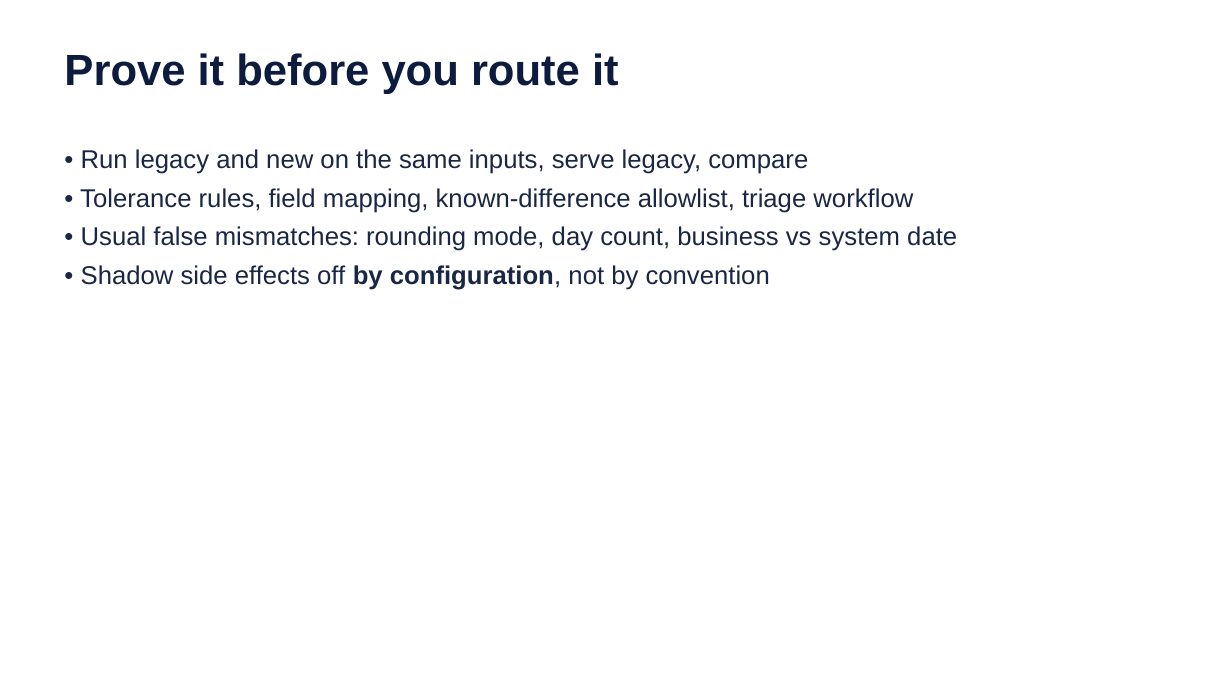
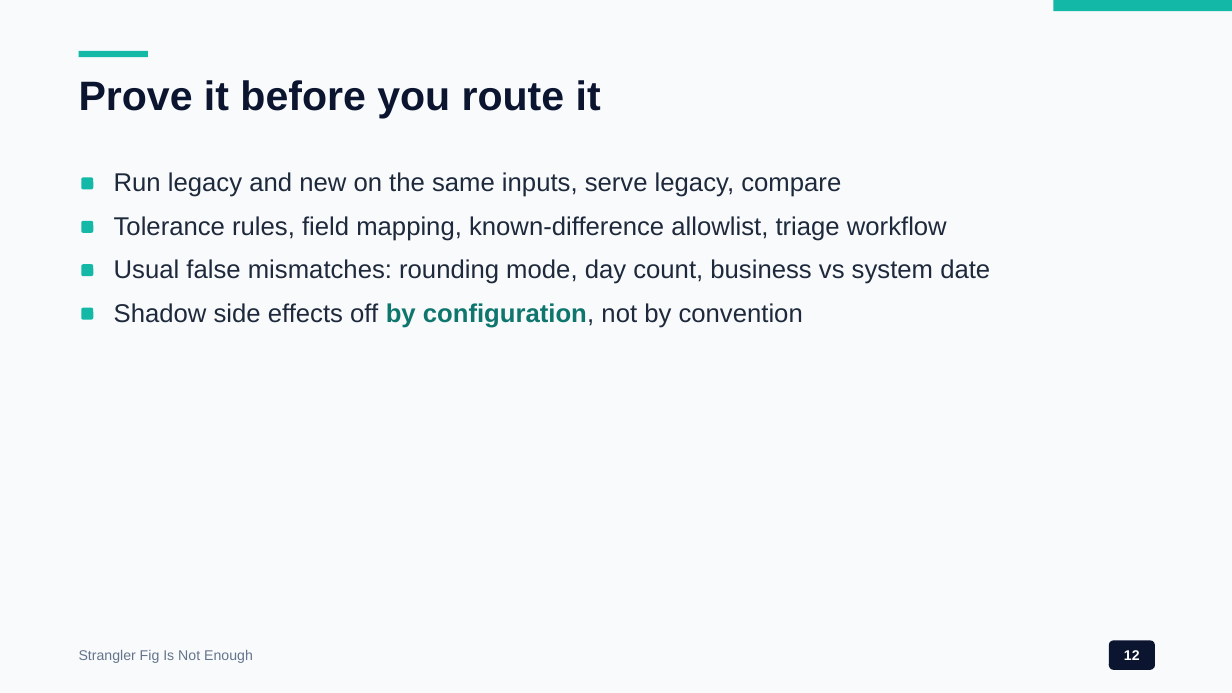
Before and after one commit to wallaceespindola/legacy-modernization-patterns, a slide deck: slide 12 of docs/presentations/legacy-modernization-patterns.pptx. Drawn at 1232x693 pixels with LibreOffice and Linux fonts; fonts in the diff are those of the drawing. Boxes give left, top, right and bottom in pixels: in the first picture for what was removed or moved away, otherwise in the second. Text is boxed around its words. In the diff, an @@ line names an element or a change of style, - is before the commit and + after.

```diff
--- a/docs/presentations/legacy-modernization-patterns.pptx
+++ b/docs/presentations/legacy-modernization-patterns.pptx
@@ background #FFFFFF to #F8FAFC @@
@@ rectangle added at (1054, 0, 1232, 11), fill #14B8A6 @@
@@ rectangle added at (79, 51, 148, 57), fill #14B8A6 @@
@@ text "Prove it before you route ...": place and size @@
-text "Prove it before you route ..." at (64, 53, 619, 94)
+text "Prove it before you route ..." at (79, 80, 601, 118)
@@ text "Prove it before you route ..." at (79, 80, 601, 118): size 34 to 32 pt, text colour #0D1B3E to #0B1530 @@
@@ text removed at (80, 149, 957, 290) @@
-• Run legacy and new on the same inputs, serve legacy, compare
-• Tolerance rules, field mapping, known-difference allowlist, triage workflow
-• Usual false mismatches: rounding mode, day count, business vs system date
-• Shadow side effects off by configuration, not by convention
@@ rounded rectangle added at (81, 177, 93, 189), fill #14B8A6 @@
@@ text added at (114, 172, 841, 197), 20 pt, text #1E293B @@
+Run legacy and new on the same inputs, serve legacy, compare
@@ rounded rectangle added at (81, 221, 93, 233), fill #14B8A6 @@
@@ text added at (114, 216, 947, 241), 20 pt, text #1E293B @@
+Tolerance rules, field mapping, known-difference allowlist, triage workflow
@@ rounded rectangle added at (81, 264, 93, 276), fill #14B8A6 @@
@@ text added at (114, 259, 990, 284), 20 pt, text #1E293B @@
+Usual false mismatches: rounding mode, day count, business vs system date
@@ rounded rectangle added at (81, 308, 93, 320), fill #14B8A6 @@
@@ text added at (114, 303, 803, 328), 20 pt, text #1E293B @@
+Shadow side effects off by configuration, not by convention
@@ text added at (79, 650, 253, 663), 11 pt, text #64748B @@
+Strangler Fig Is Not Enough
@@ rounded rectangle added at (1109, 640, 1155, 670), fill #0B1530, 11 pt, text #FFFFFF, bold @@
+12
```
Also in this commit, not shown: 22 other slides changed, 19 other files.
